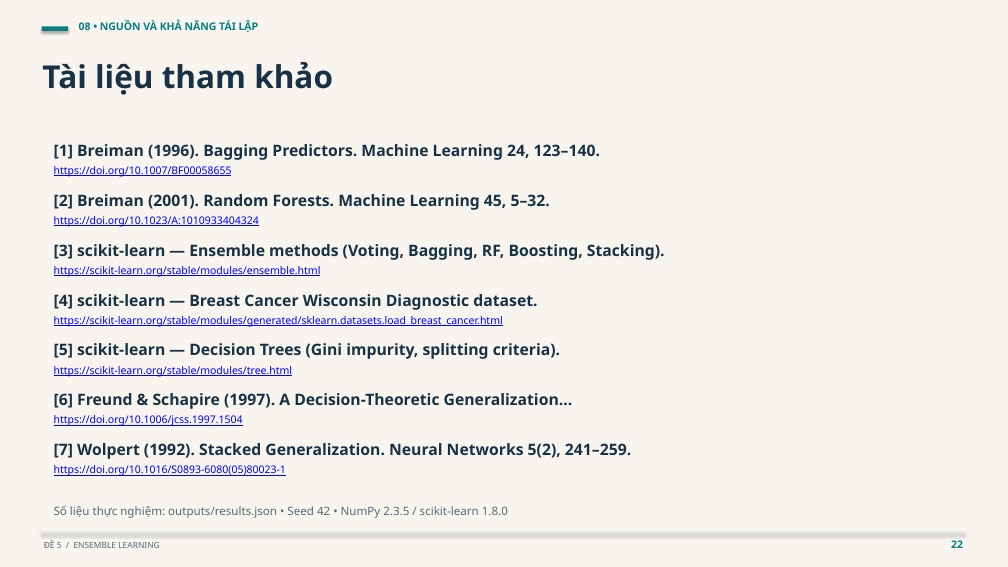
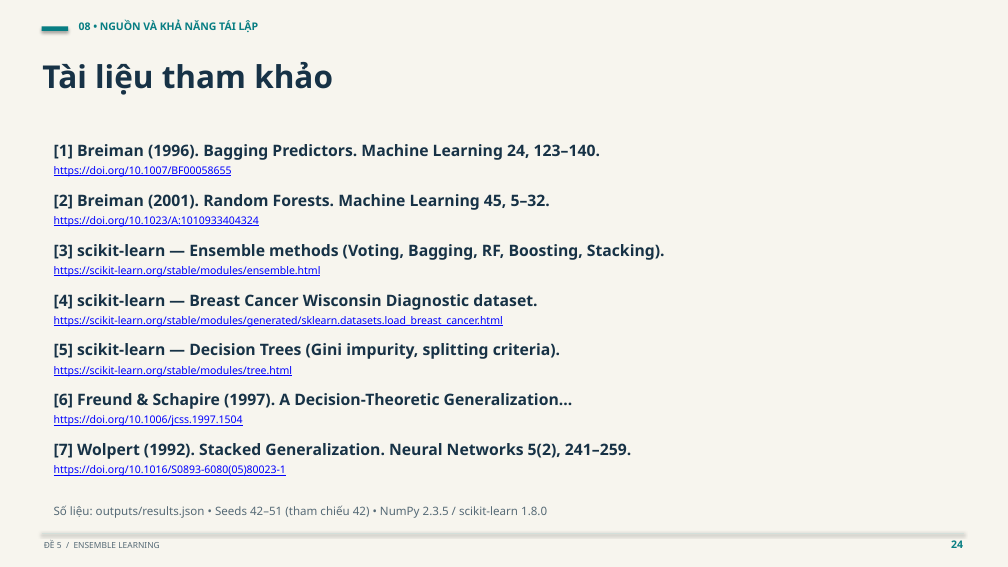
Before and after one commit to Huyngaongow/hocmaygk, a slide deck: slide 24 of De_5_Ensemble_Learning.pptx (slide 22 before the commit). Drawn at 1008x567 pixels with LibreOffice and Linux fonts; fonts in the diff are those of the drawing. Boxes give left, top, right and bottom in pixels: in the first picture for what was removed or moved away, otherwise in the second. Text is boxed around its words. In the diff, an @@ line names an element or a change of style, - is before the commit and + after.

```diff
--- a/De_5_Ensemble_Learning.pptx
+++ b/De_5_Ensemble_Learning.pptx
@@ text at [54,505,547,518]: text changed @@
-Số liệu thực nghiệm: outputs/results.json • Seed 42 • NumPy 2.3.5 / scikit-learn 1.8.0
+Số liệu: outputs/results.json • Seeds 42–51 (tham chiếu 42) • NumPy 2.3.5 / scikit-learn 1.8.0
@@ text at [951,540,963,548]: text changed @@
-22
+24
```
Also in this commit, not shown: 11 other slides changed, 2 slides added, 9 other files.
